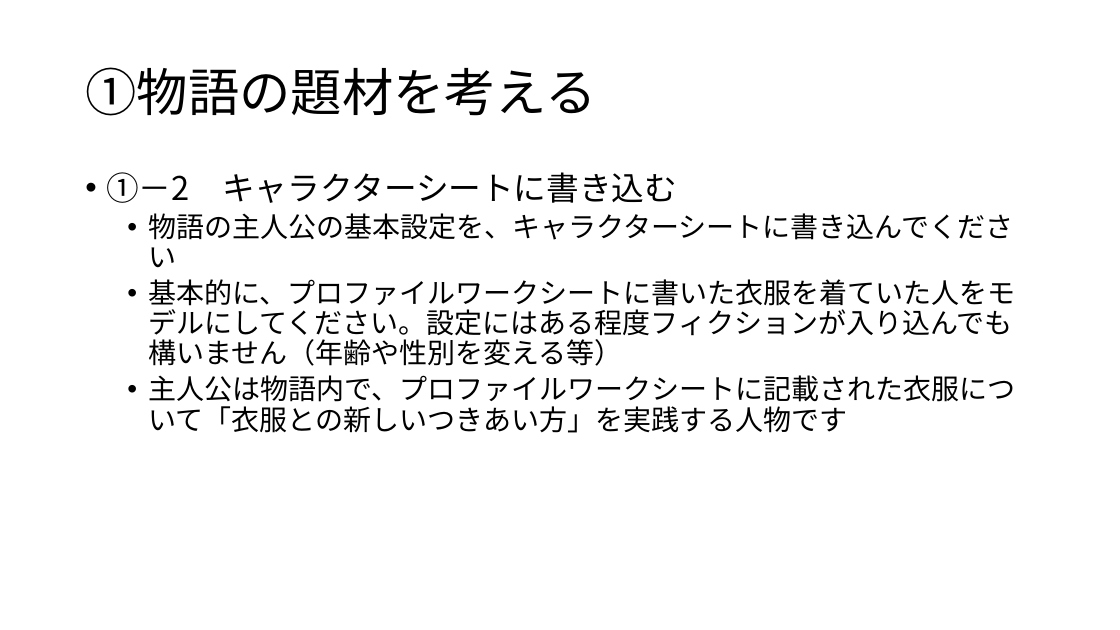
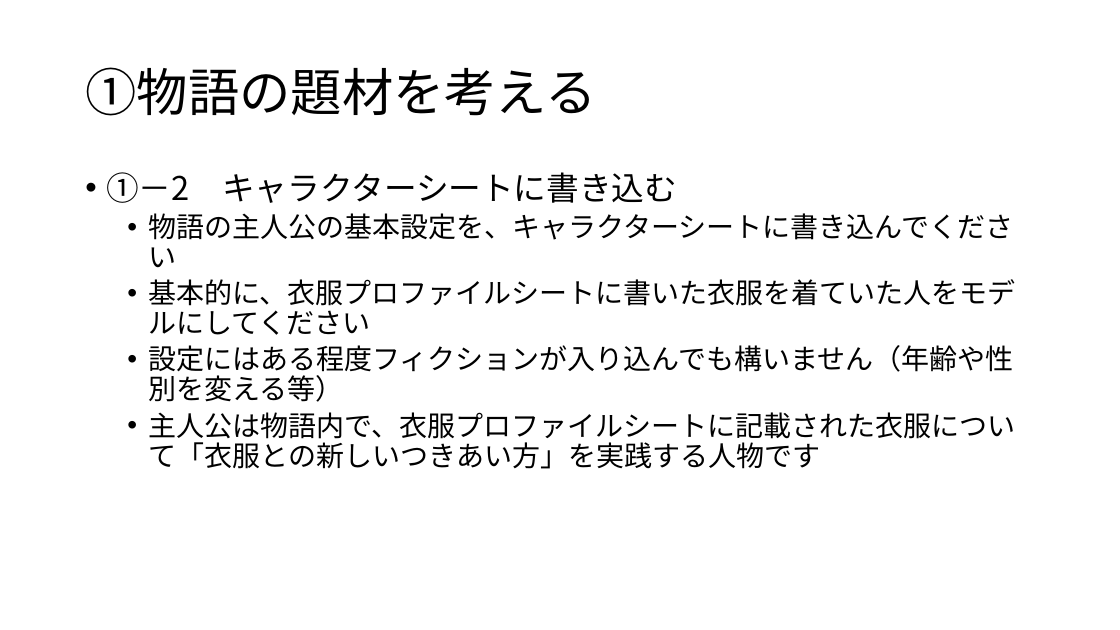
Before and after one commit to oyamadashin/remote, a slide deck: slide 5 of ゲーミングに使うあれこれ/プレイヤーへの指示/E2_物語のつくり方.pptx. Drawn at 1120x630 pixels with LibreOffice and Linux fonts; fonts in the diff are those of the drawing. Boxes give left, top, right and bottom in pixels: in the first picture for what was removed or moved away, otherwise in the second. Text is boxed around its words. In the diff, an @@ line names an element or a change of style, - is before the commit and + after.

```diff
--- a/ゲーミングに使うあれこれ/プレイヤーへの指示/E2_物語のつくり方.pptx
+++ b/ゲーミングに使うあれこれ/プレイヤーへの指示/E2_物語のつくり方.pptx
@@ text at bbox=[148, 279, 1015, 469]: text changed @@
-  • 基本的に、プロファイルワークシートに書いた衣服を着ていた人をモデルにしてください。設定にはある程度フィクションが入り込んでも構いません（年齢や性別を変える等）
-  • 主人公は物語内で、プロファイルワークシートに記載された衣服について「衣服との新しいつきあい方」を実践する人物です
+  • 基本的に、衣服プロファイルシートに書いた衣服を着ていた人をモデルにしてください
+  • 設定にはある程度フィクションが入り込んでも構いません（年齢や性別を変える等）
+  • 主人公は物語内で、衣服プロファイルシートに記載された衣服について「衣服との新しいつきあい方」を実践する人物です
```
Also in this commit, not shown: 10 other slides changed, 1 slide added, 6 other files.
